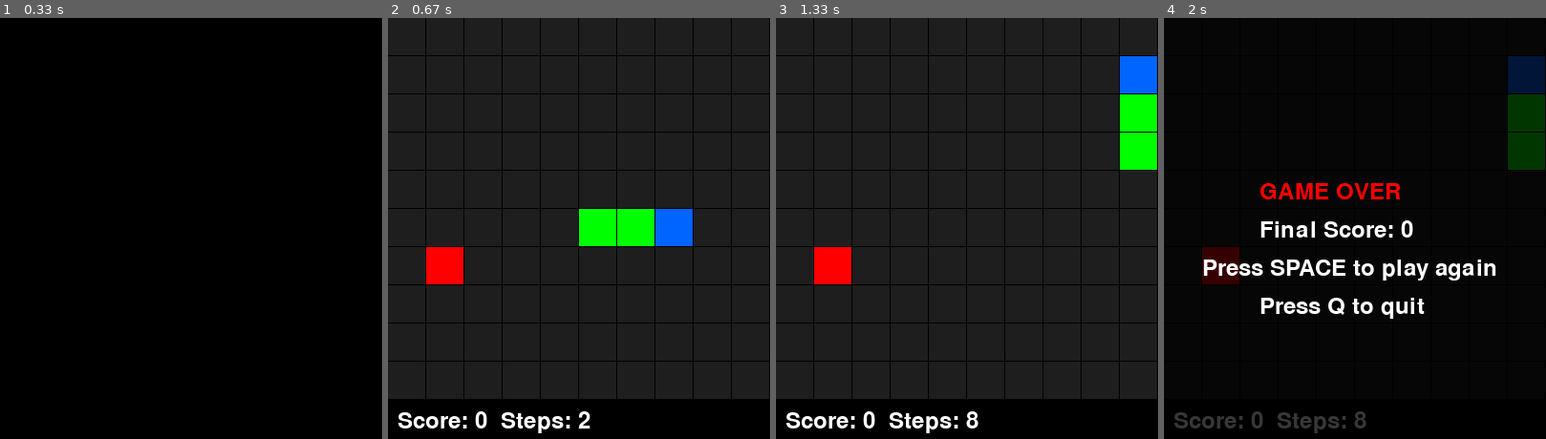
Above: before the commit, frames 1-4 (left to right).
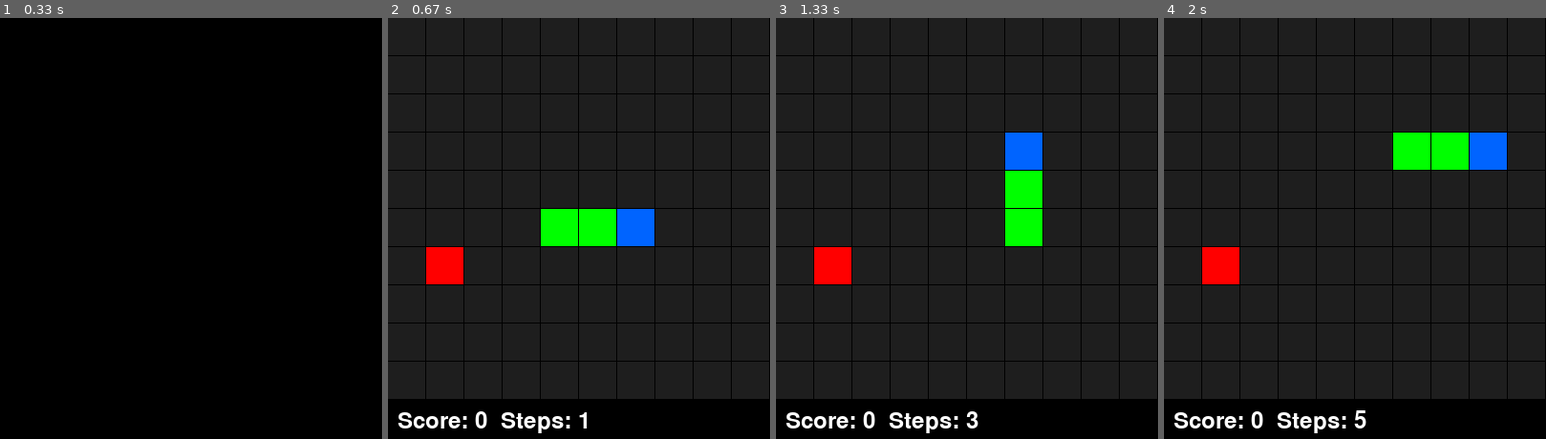
Above: after the commit, the same moments.

Repository: JCA374/snake-supervised-ml
Game: pygame game, started from play_pygame.py
Two runs of this game, one before a commit and one after it. Both use one fixed random seed, a clock stepped at 60 frames per second and the inputs below.
Inputs:
- Up to frame 1 (0.33 s): no input
- Up to frame 2 (0.67 s): hold Right from 0.33 s (still down)
- Up to frame 3 (1.33 s): release Right at 0.8 s; hold Up 0.83-1.32 s
- Up to frame 4 (2 s): hold Right from 1.35 s (still down)

Frame 1 is identical in both runs. In frame 2, 2.7% of the frame differs, in the area x 40-80%, y 45-98%; in frame 3, 5.2%; in frame 4, 10%, in the area x 2-100%, y 9-99%.

Commit message:
quick usage

Diff:
--- a/play_pygame.py
+++ b/play_pygame.py
@@ -124,7 +124,7 @@
 
         episode_recording = []
         running = True
-        move_delay = 100  # milliseconds between moves
+        move_delay = 300  # milliseconds between moves (300ms = slower, easier)
         last_move_time = pygame.time.get_ticks()
         pending_action = None
 
Not shown, added: USAGE.txt
